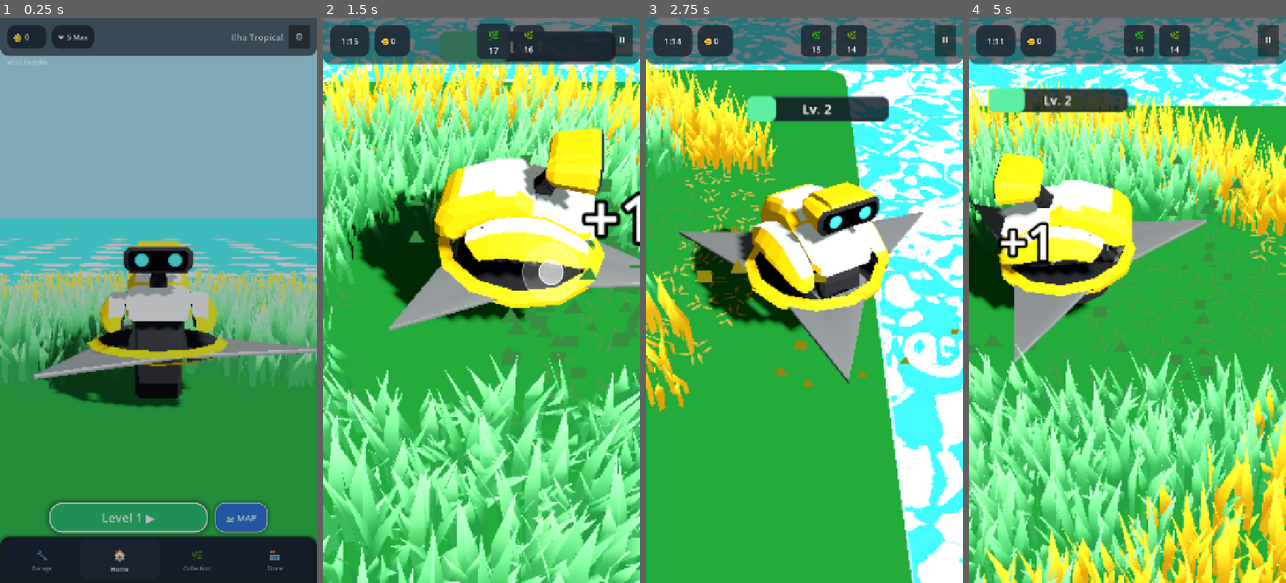
Above: before the commit, frames 1-4 (left to right).
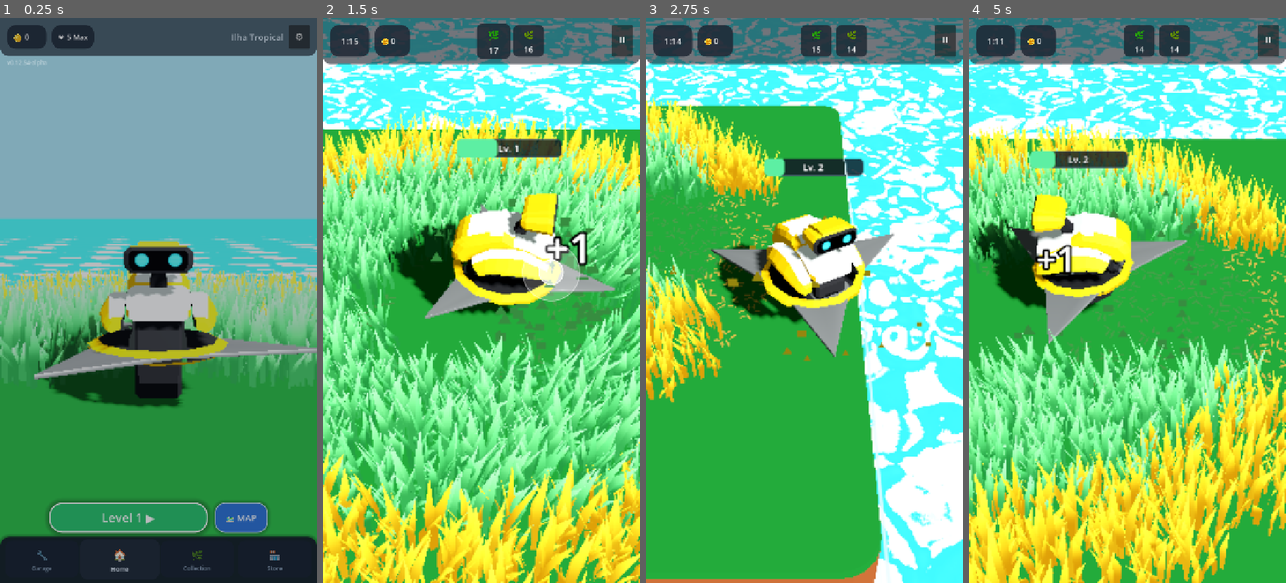
Above: after the commit, the same moments.

Repository: rogerbif/grass-cut-bot
Game: Godot game, scene res://scenes/menu/main_menu.tscn
Two runs of this game, one before a commit and one after it. Both use one fixed random seed, a clock stepped at 60 frames per second and the inputs below.
Inputs (mouse positions are in pixels of both pictures, inside the frame that each line leads up to):
- Up to frame 1 (0.25 s): no input
- Up to frame 2 (1.5 s): click "Level 1 ▶" at 0.5 s; tap Enter at 1.25 s; move the mouse to (551, 272) at 1.27 s; hold Right (ui_right) from 1.28 s (still down); hold Alt from 1.28 s (still down); click (551, 272) at 1.42 s
- Up to frame 3 (2.75 s): release Right (ui_right) at 2 s; release Alt at 2 s; drag from (741, 328) to (788, 413) at 2.02 s
- Up to frame 4 (5 s): move the mouse to (1159, 176) at 2.77 s; hold Right (ui_right) 2.78-3.5 s; tap Z at 2.85 s; drag from (1111, 413) to (1032, 215) at 3.52 s; move the mouse to (1222, 385) at 4.27 s; hold Left (ui_left) from 4.28 s (still down); tap 1 at 4.35 s

The runs differ from the first frame. In frame 1, less than 0.1% of the frame differs, in the area x 8-10%, y 8-9%; in frame 2, 81%, in the area x 0-100%, y 0-100%; in frame 3, 49%; in frame 4, 74%.

Commit message:
fix(camera): recalibra zoom inicial da lamina para 75% de distancia (v0.12.54-alpha)

Diff:
--- a/project.godot
+++ b/project.godot
@@ -11,7 +11,7 @@
 [application]
 
 config/name="Grass Cut Bot"
-config/version="0.12.53-alpha"
+config/version="0.12.54-alpha"
 run/main_scene="res://scenes/menu/main_menu.tscn"
 config/features=PackedStringArray("4.7", "Mobile")
 boot_splash/image="uid://3pegaomvcdut"
--- a/scripts/camera/isometric_camera.gd
+++ b/scripts/camera/isometric_camera.gd
@@ -4,7 +4,7 @@
 @export var base_canonical_offset: Vector3 = Vector3(0.0, 4.78, 5.65) # 100% canônico (7.40m)
 @export var follow_speed: float = 8.0
 
-const MIN_DISTANCE_RATIO: float = 0.50 # 50% de distância no Lv 1 (3.70m)
+const MIN_DISTANCE_RATIO: float = 0.75 # 75% de distância no Lv 1 (zoom inicial reduzido em 50%: 5.55m)
 const MAX_DISTANCE_RATIO: float = 1.00 # 100% de distância no Lv 6 MAX (7.40m)
 const ZOOM_TWEEN_DURATION: float = 0.75
 
@@ -16,7 +16,7 @@
 var shake_duration: float = 0.0
 
 var _in_victory_cam: bool = false
-var _current_gameplay_offset: Vector3 = Vector3(0.0, 2.39, 2.825)
+var _current_gameplay_offset: Vector3 = Vector3(0.0, 3.585, 4.2375)
 var _victory_offset: Vector3 = Vector3(0.0, 1.25, 4.0)
 var _current_rotation: Vector3 = Vector3.ZERO
 var _victory_tween: Tween = null
--- a/scripts/core/game_version.gd
+++ b/scripts/core/game_version.gd
@@ -7,7 +7,7 @@
 
 const MAJOR: int = 0
 const MINOR: int = 12
-const PATCH: int = 53
+const PATCH: int = 54
 const STAGE: String = "ALPHA" # "PRE-ALPHA", "ALPHA", "BETA", "RC", "RELEASE"
 const BUILD_TYPE: String = "dev" # "dev", "nightly", "public"
 
Not shown, changed: docs/01_visao_geral_e_gdd/DIRECAO_DE_ARTE_E_VISUAL.md
Not shown, changed: docs/04_sistemas_e_gameplay/GAME_FEEL_E_HAPTICS.md
Not shown, added: docs/historico_melhorias/131_recalibracao_zoom_inicial_camera_75_porcento.md
Not shown, changed: docs/historico_melhorias/INDICE_MELHORIAS.md
